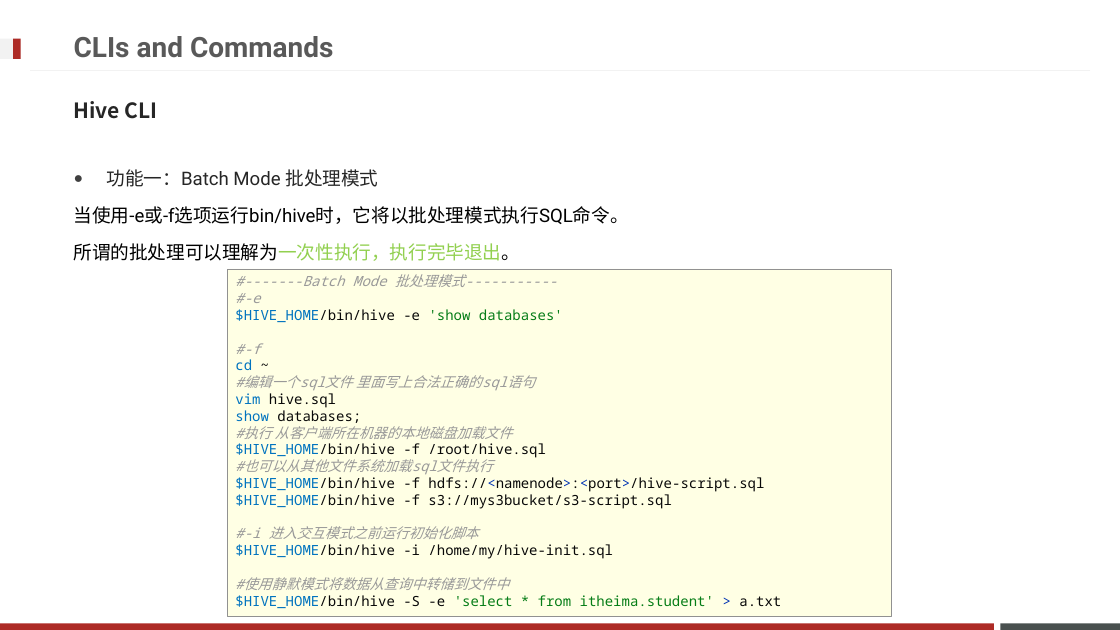
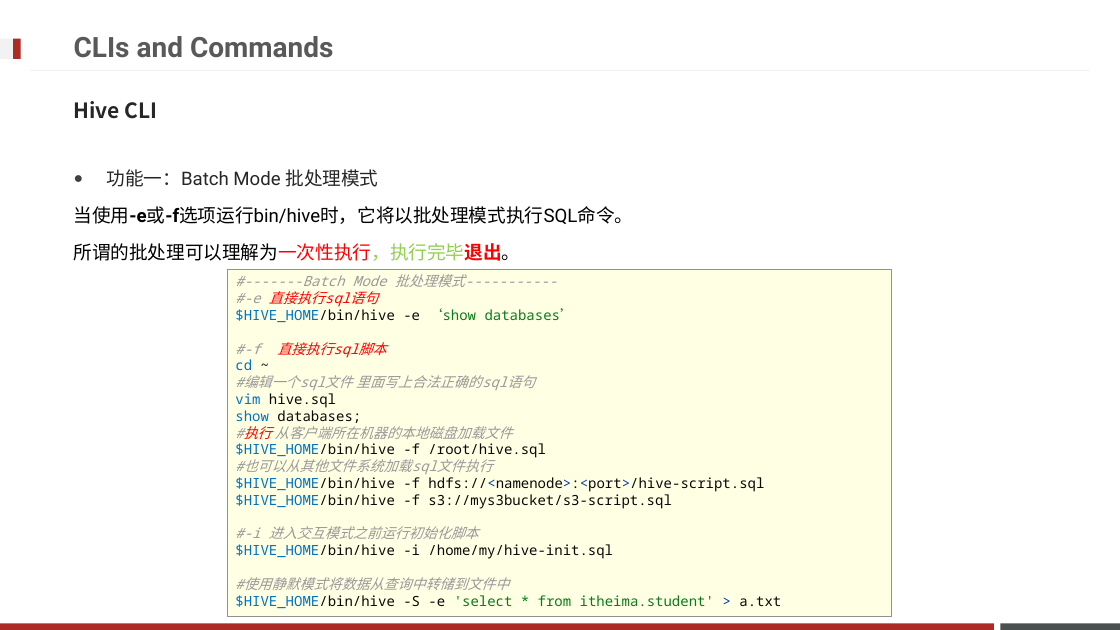
Before and after one commit to Legolas9999/big_data, a slide deck: slide 68 of Hadoop/大数据离线阶段--07(Hive DQL语法).pptx. Drawn at 1120x630 pixels with LibreOffice and Linux fonts; fonts in the diff are those of the drawing; background and template pictures are left out. Boxes give left, top, right and bottom in pixels: in the first picture for what was removed or moved away, otherwise in the second. Text is boxed around its words. In the diff, an @@ line names an element or a change of style, - is before the commit and + after.

```diff
--- a/Hadoop/大数据离线阶段--07(Hive DQL语法).pptx
+++ b/Hadoop/大数据离线阶段--07(Hive DQL语法).pptx
@@ text at [74, 206, 634, 261]: bold on in "当使用-e或-f选项运行bin/hive时，它将以批处理模式执行SQL命令。", "所谓的批处理可以理解为一次性执行，执行完毕退出。"; text colour #92D050 to #FF0000 in "所谓的批处理可以理解为一次性执行，执行完毕退出。" @@
@@ text in rectangle at [235, 274, 781, 608]: text changed @@
-#-------Batch Mode 批处理模式-----------
-#-e
-$HIVE_HOME/bin/hive -e 'show databases'
-#-f
-cd ~
-#编辑一个sql文件 里面写上合法正确的sql语句
-vim hive.sql
-show databases;
-#执行 从客户端所在机器的本地磁盘加载文件
-$HIVE_HOME/bin/hive -f /root/hive.sql
-#也可以从其他文件系统加载sql文件执行
-$HIVE_HOME/bin/hive -f hdfs://<namenode>:<port>/hive-script.sql
-$HIVE_HOME/bin/hive -f s3://mys3bucket/s3-script.sql
-#-i 进入交互模式之前运行初始化脚本
-$HIVE_HOME/bin/hive -i /home/my/hive-init.sql
-#使用静默模式将数据从查询中转储到文件中
-$HIVE_HOME/bin/hive -S -e 'select * from itheima.student' > a.txt
+#-------Batch Mode 批处理模式-----------
+#-e 直接执行sql语句
+$HIVE_HOME/bin/hive -e ‘show databases’
+#-f 直接执行sql脚本
+cd ~
+#编辑一个sql文件 里面写上合法正确的sql语句
+vim hive.sql
+show databases;
+#执行 从客户端所在机器的本地磁盘加载文件
+$HIVE_HOME/bin/hive -f /root/hive.sql
+#也可以从其他文件系统加载sql文件执行
+$HIVE_HOME/bin/hive -f hdfs://<namenode>:<port>/hive-script.sql
+$HIVE_HOME/bin/hive -f s3://mys3bucket/s3-script.sql
+#-i 进入交互模式之前运行初始化脚本
+$HIVE_HOME/bin/hive -i /home/my/hive-init.sql
+#使用静默模式将数据从查询中转储到文件中
+$HIVE_HOME/bin/hive -S -e 'select * from itheima.student' > a.txt
```
Also in this commit, not shown: 19 other slides changed.
